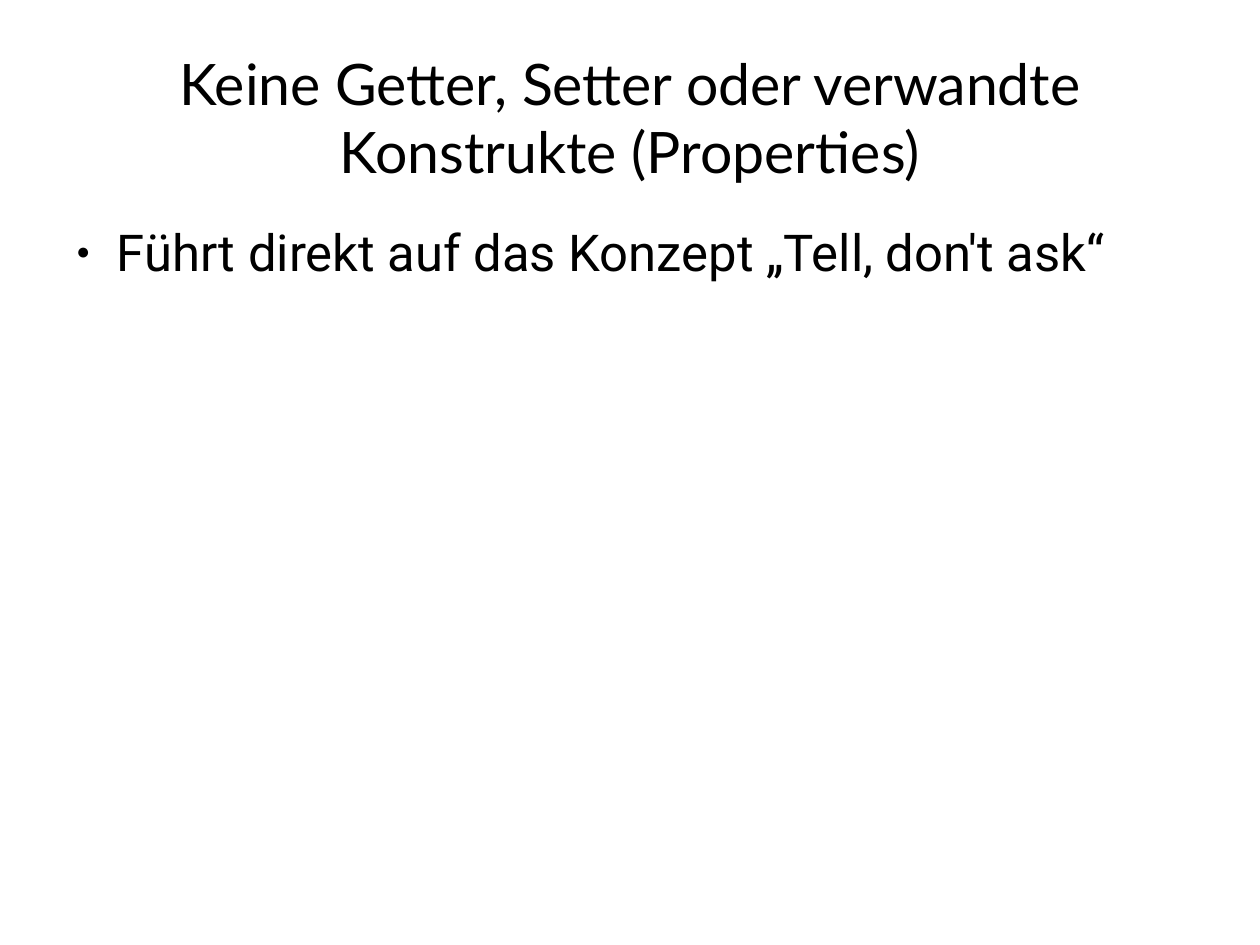
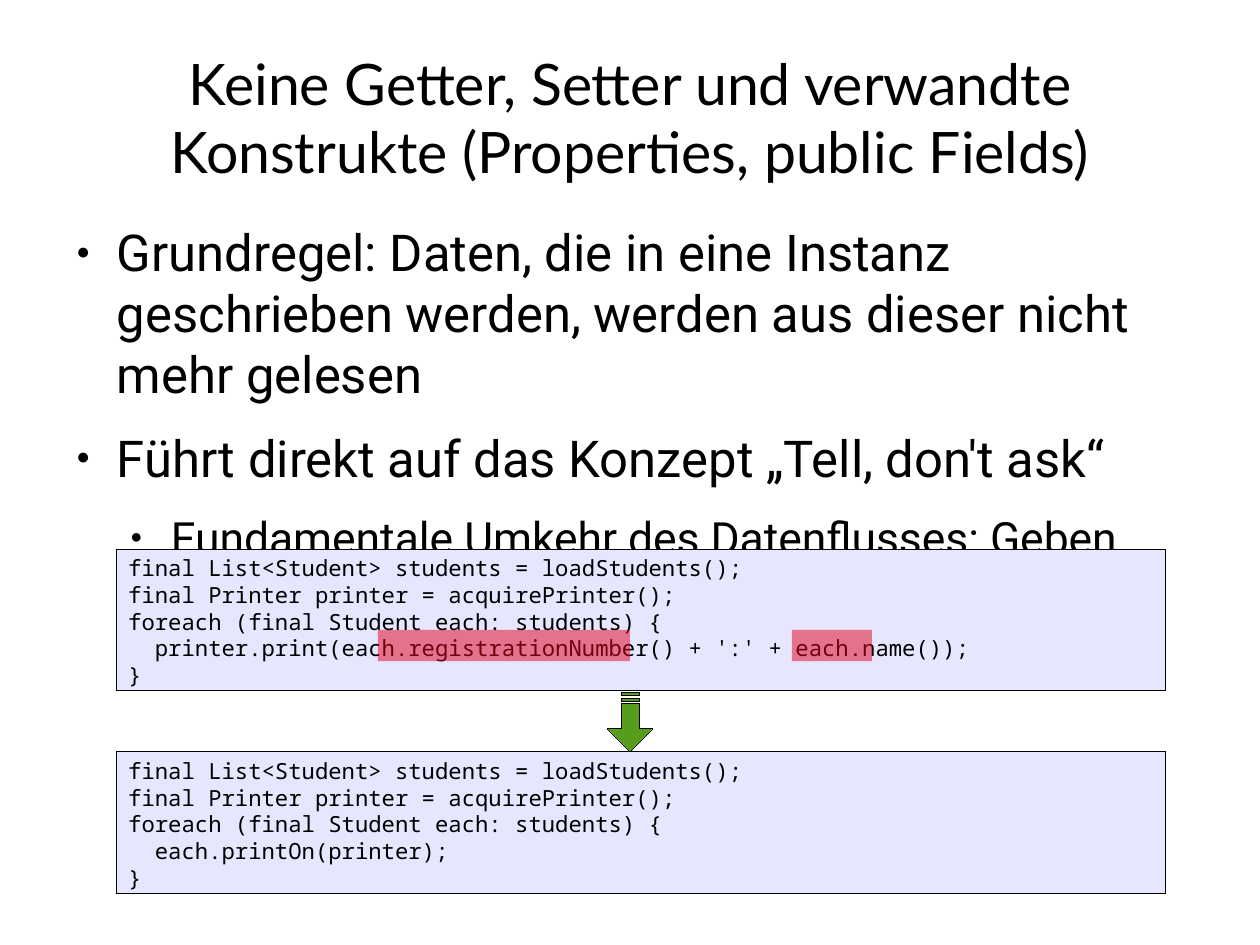
Before and after one commit to dlindner/vorlesung-se2-dhbw, a slide deck: slide 14 of added_2009/Object Calisthenics.odp. Drawn at 1260x945 pixels with LibreOffice and Linux fonts; fonts in the diff are those of the drawing; background and template pictures are left out. Boxes give left, top, right and bottom in pixels: in the first picture for what was removed or moved away, otherwise in the second. Text is boxed around its words. In the diff, an @@ line names an element or a change of style, - is before the commit and + after.

```diff
--- a/added_2009/Object Calisthenics.odp
+++ b/added_2009/Object Calisthenics.odp
@@ title at box(170, 63, 1089, 183): text changed @@
-Keine Getter, Setter oder verwandte Konstrukte (Properties)
+Keine Getter, Setter und verwandte Konstrukte (Properties, public Fields)
@@ text at box(117, 233, 1129, 404): paragraph added @@
+● Grundregel: Daten, die in eine Instanz geschrieben werden, werden aus dieser nicht mehr gelesen
@@ text at box(171, 520, 1117, 619): paragraph added @@
+  ● Fundamentale Umkehr des Datenflusses: Geben (lassen) statt Nehmen
@@ rectangle added at box(117, 549, 1165, 691), fill #E6E6FF, outline #000000 0 pt, 14 pt, text #000000 @@
+final List<Student> students = loadStudents();
+final Printer printer = acquirePrinter();
+foreach (final Student each: students) {
+printer.print(each.registrationNumber() + ':' + each.name());
+}
@@ rectangle added at box(378, 630, 630, 661), fill #E3001B at 50% opacity @@
@@ rectangle added at box(792, 630, 872, 661), fill #E3001B at 50% opacity @@
@@ freeform shape added at box(608, 693, 653, 751), fill #579D1C, outline #000000 0 pt @@
@@ rectangle added at box(117, 752, 1165, 894), fill #E6E6FF, outline #000000 0 pt, 14 pt, text #000000 @@
+final List<Student> students = loadStudents();
+final Printer printer = acquirePrinter();
+foreach (final Student each: students) {
+each.printOn(printer);
+}
```
Also in this commit, not shown: 9 other slides changed, 1 slide added, 1 slide removed.
